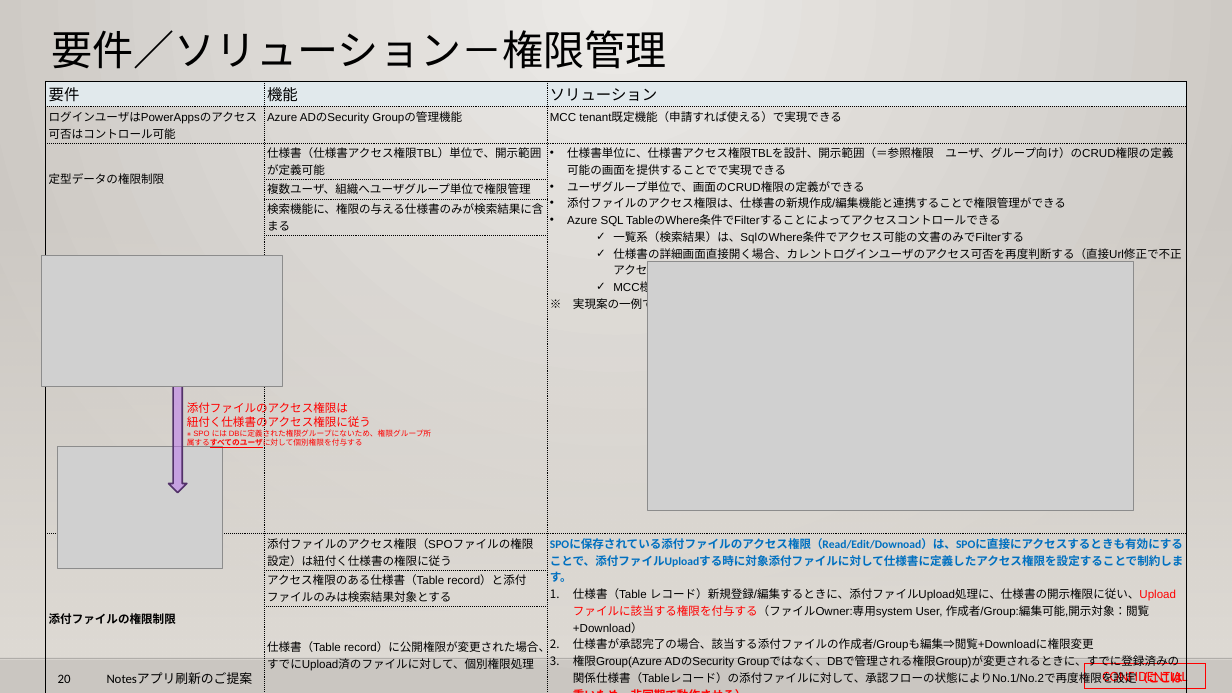
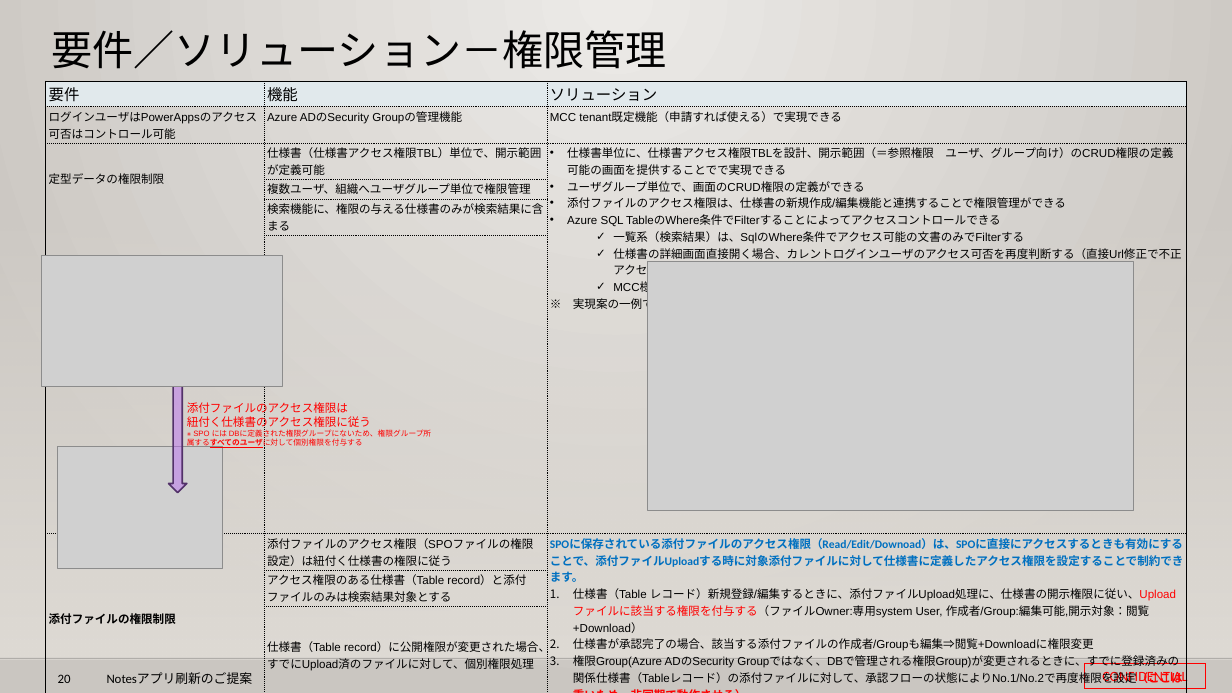
Before and after one commit to 0494938/Notes--CMS-Online, a slide deck: slide 20 of Notesアプリ刷新プロジェクト提案見積もり.v3 (要約付き).pptx. Drawn at 1232x693 pixels with LibreOffice and Linux fonts; fonts in the diff are those of the drawing; grey boxes stand for pictures; background and template pictures are left out. Boxes give left, top, right and bottom in pixels: in the first picture for what was removed or moved away, otherwise in the second. Text is boxed around its words. In the diff, an @@ line names an element or a change of style, - is before the commit and + after.

```diff
--- a/Notesアプリ刷新プロジェクト提案見積もり.v3 (要約付き).pptx
+++ b/Notesアプリ刷新プロジェクト提案見積もり.v3 (要約付き).pptx
@@ table at bbox=[46, 81, 1187, 690] @@
-row 7, column 3: SPOに保存されている添付ファイルのアクセス権限（Read/Edit/Downoad）は、SPOに直接にアクセスするときも有効にすることで、添付ファイルUploadする時に対象添付ファイルに対して仕様書に定義したアクセス権限を設定することで制約します。 / 仕様書（Table レコード）新規登録/編集するときに、添付ファイルUpload処理に、仕様書の開示権限に従い、Uploadファイルに該当する権限を付与する（ファイルOwner:専用system User, 作成者/Group:編集可能,開示対象：閲覧+Download） / 仕様書が承認完了の場合、該当する添付ファイルの作成者/Groupも編集⇒閲覧+Downloadに権限変更 / 権限Group(Azure ADのSecurity Groupではなく、DBで管理される権限Group)が変更されるときに、すでに登録済みの関係仕様書（Tableレコード）の添付ファイルに対して、承認フローの状態によりNo.1/No.2で再度権限を設定（ここは重いため、非同期で動作させる）
+row 7, column 3: SPOに保存されている添付ファイルのアクセス権限（Read/Edit/Downoad）は、SPOに直接にアクセスするときも有効にすることで、添付ファイルUploadする時に対象添付ファイルに対して仕様書に定義したアクセス権限を設定することで制約できます。 / 仕様書（Table レコード）新規登録/編集するときに、添付ファイルUpload処理に、仕様書の開示権限に従い、Uploadファイルに該当する権限を付与する（ファイルOwner:専用system User, 作成者/Group:編集可能,開示対象：閲覧+Download） / 仕様書が承認完了の場合、該当する添付ファイルの作成者/Groupも編集⇒閲覧+Downloadに権限変更 / 権限Group(Azure ADのSecurity Groupではなく、DBで管理される権限Group)が変更されるときに、すでに登録済みの関係仕様書（Tableレコード）の添付ファイルに対して、承認フローの状態によりNo.1/No.2で再度権限を設定（ここは重いため、非同期で動作させる）
```
Also in this commit, not shown: 12 other slides changed, 1 other file.
